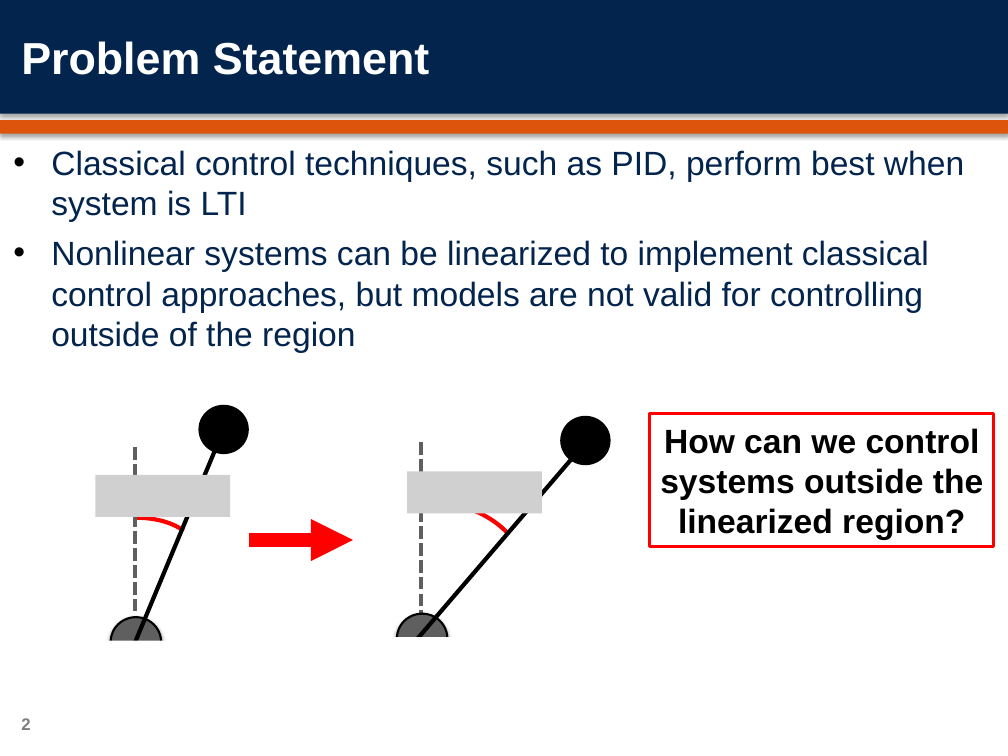
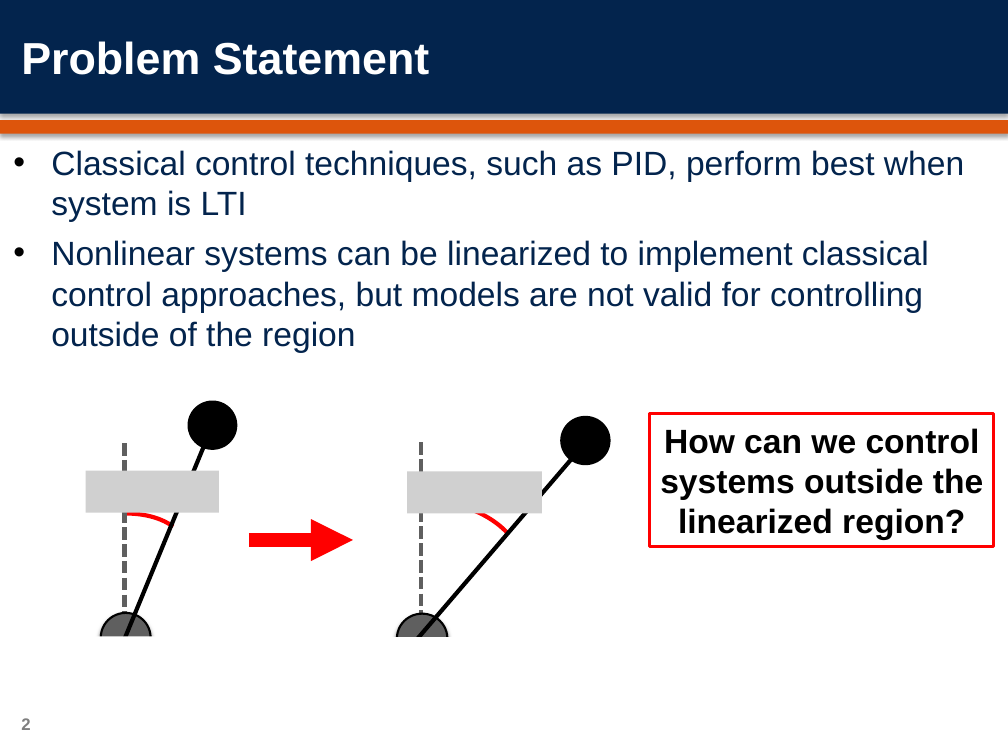
Before and after one commit to fourwolfshirt/FB_FP, a slide deck: slide 2 of SMC_Presentation1.pptx. Drawn at 1008x756 pixels with LibreOffice and Linux fonts; fonts in the diff are those of the drawing; grey boxes stand for pictures; background and template pictures are left out. Boxes give left, top, right and bottom in pixels: in the first picture for what was removed or moved away, otherwise in the second. Text is boxed around its words. In the diff, an @@ line names an element or a change of style, - is before the commit and + after.

```diff
--- a/SMC_Presentation1.pptx
+++ b/SMC_Presentation1.pptx
@@ 2 lines, 2 ellipses, 1 picture, 1 rectangle, 1 arc (boxed as its full ellipse): place and size @@
-2 lines, 2 ellipses, 1 picture, 1 rectangle, 1 arc (boxed as its full ellipse) at <box>80,405,249,720</box>
+2 lines, 2 ellipses, 1 picture, 1 rectangle, 1 arc (boxed as its full ellipse) at <box>70,400,237,716</box>
```
Also in this commit, not shown: 5 other slides changed, 2 slides added, 2 slides removed, 1 other file.
